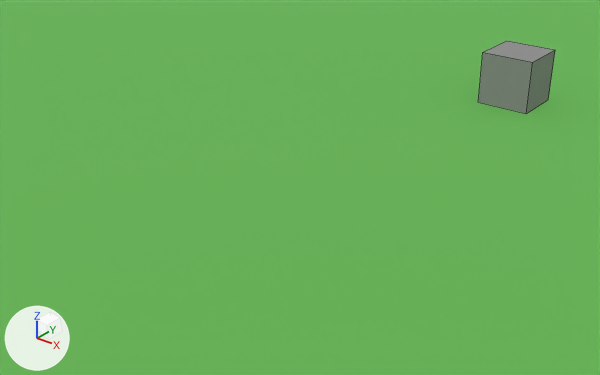
Renders of the Blender file TIK_BGE.blend from each side of a commit.
Before and after are seen from a camera (50 mm lens) standing at (11.66, -7.12, 11.09) and looking at (-0.64, 8.27, 1.56). The axes (+X, +Y, +Z) are drawn at lower left. The lights are the same throughout. Mesh edges are drawn as thin lines.

The older version as bpy lines, for what is in view:
```python
me_camera_holder = bpy.data.meshes.new('Camera Holder')
me_camera_holder.from_pydata(...)  # a box spanning x -0.154..0.154, y -0.154..0.154, z 1.872..2.18
me_cube_008 = bpy.data.meshes.new('Cube.008')
me_cube_008.from_pydata(...)  # a box spanning x -1.0..1.0, y -1.0..1.0, z -1.0..1.0; a box spanning x -7.0..-5.0, y 31.0..33.0, z -1.0..1.0; a box spanning x 23.0..25.0, y 26.0..28.0, z -1.0..1.0; a box spanning x 55.0..57.0, y 42.0..44.0, z -1.0..1.0; a box spanning x 63.0..65.0, y 0.0..2.0, z -1.0..1.0; a box spanning x 31.0..33.0, y -17.0..-15.0, z -1.0..1.0; a box spanning x 58.0..60.0, y -35.0..-33.0, z -1.0..1.0; a box spanning x -18.0..-16.0, y -35.0..-33.0, z -1.0..1.0
me_cube_008.materials.append(mat_white)  # grey #8e8e8e
me_plane = bpy.data.meshes.new('Plane')
me_plane.from_pydata([(-1.0, -1.0, 0.0), (1.0, -1.0, 0.0), (-1.0, 1.0, 0.0), (1.0, 1.0, 0.0)], [], [(0, 1, 3, 2)])
me_plane.materials.append(mat_green)  # green #66b655
ob_camera_holder = bpy.data.objects.new('Camera Holder', me_camera_holder)
ob_camera_holder.parent = ob_player
ob_camera_holder.matrix_parent_inverse = Matrix(((1.0, 0.0, 0.0, 0.0), (0.0, 1.0, 0.0, 0.0), (0.0, 0.0, 1.0, -0.5), (0.0, 0.0, 0.0, 1.0)))
ob_camera_holder.location = (0.0, 0.0, 0.0)
ob_floor = bpy.data.objects.new('Floor', me_plane)
ob_floor.location = (0.0, 0.0, 0.0)
ob_floor.scale = (50.0, 50.0, 50.0)
ob_floor_guide = bpy.data.objects.new('Floor Guide', me_cube_008)
ob_floor_guide.parent = ob_floor
ob_floor_guide.matrix_parent_inverse = Matrix(((0.02, 0.0, 0.0, 0.0), (0.0, 0.02, 0.0, 0.0), (0.0, 0.0, 0.02, 0.0), (0.0, 0.0, 0.0, 1.0)))
ob_floor_guide.location = (-25.0, -5.0, 1.0)
```
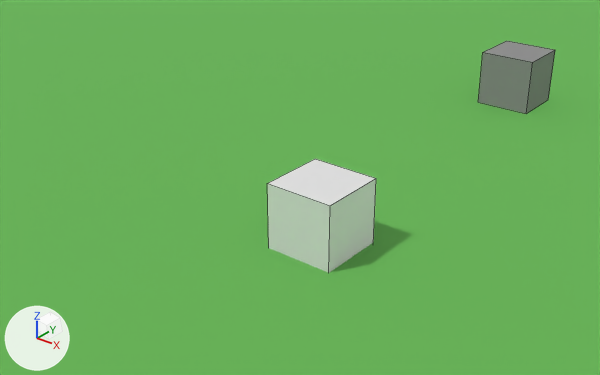
Boxes (x1, y1, x2, y2) around the edits, measured in the pictures (600 x 375 px):
'Sound Cube', added
    after: (267, 159, 376, 273)

Patch to the scene script:
```diff
--- a/TIK_BGE.blend.py
+++ b/TIK_BGE.blend.py
@@ me_cube_001 @@
+me_cube_001.from_pydata(...)  # a box spanning x -1.0..1.0, y -1.0..1.0, z -1.0..1.0
@@ ob_sound_cube @@
+ob_sound_cube = bpy.data.objects.new('Sound Cube', me_cube_001)
+ob_sound_cube.location = (0.0, 8.38, 0.9)
```
